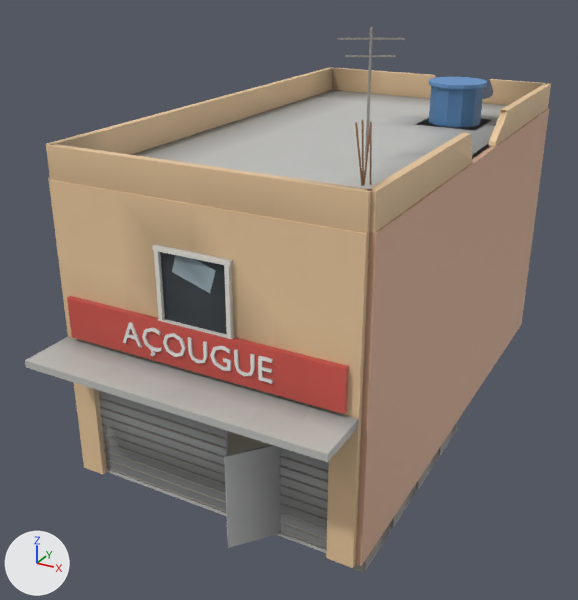
Renders of the glTF model jogo/assets/ruinas/sobrado_3.glb from each side of a commit.
Camera for both pictures: a 50 mm lens placed at (7.21, -15.51, 9.68), pointed at (-0.56, -1.38, 2.61). Lighting does not change. The marker at lower left points along +X, +Y and +Z. The first picture is the older version. Objects named as collision shapes, trigger or cutter boxes, shadow casters or lower levels of detail are left out. Where no turn or scale is listed for an object, it has been applied to the vertices. Vertices at exactly the same position are counted once.

The older version as bpy lines, for what is in view:
```python
ob_dentro = bpy.data.objects.new('dentro', me_bag_loja_caixa0_col)
ob_dentro.location = (0.53, 0.22, 0.3)
ob_detalhe = bpy.data.objects.new('detalhe', me_icosphere)
ob_detalhe.location = (-0.04, 0.71, 0.06)
ob_ext = bpy.data.objects.new('ext', me_p_003)
ob_ext.location = (3.0, 0.0, 3.0)
ob_longe = bpy.data.objects.new('longe', me_marquise)
ob_longe.location = (0.0, -6.1, 2.9)
```
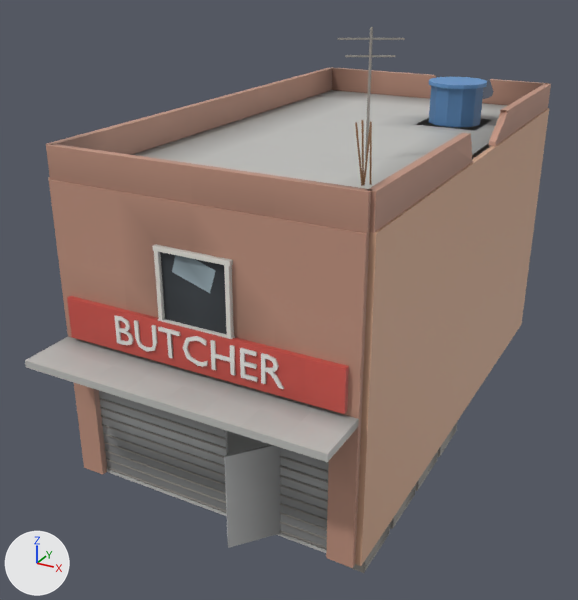
What differs and where, as boxes (x1, y1, x2, y2) in the pictures (578 x 600 px; the box of a moved part takes in the faces that stretch with it):
'detalhe', reshaped
    before: (123, 27, 491, 384)
    after: (114, 27, 491, 389)
part 1 of me_icosphere, added
    after: (261, 353, 284, 389)
part 2 of me_icosphere, moved or reshaped
    before: (258, 355, 273, 384)
    after: (240, 348, 258, 382)
part 3 of me_icosphere, added
    after: (183, 336, 208, 367)
part 4 of me_icosphere, added
    after: (114, 315, 134, 345)
part 5 of me_icosphere, rebuilt (17% wider, 42% taller)
    before: (210, 346, 232, 371)
    after: (210, 340, 236, 376)
part 6 of me_icosphere, rebuilt (32% taller)
    before: (163, 333, 186, 357)
    after: (158, 326, 181, 358)
part 7 of me_icosphere, deleted
    before: (234, 349, 255, 376)
part 8 of me_icosphere, deleted
    before: (188, 337, 208, 363)
part 9 of me_icosphere, reshaped
    before: (123, 322, 162, 356)
    after: (134, 320, 158, 352)
part 10 of me_p_003, recoloured (darker)
    both: (49, 90, 508, 568)
part 11 of me_marquise, recoloured
    both: (46, 67, 551, 233)

The change, as a diff of the scene's bpy script:
```diff
--- a/jogo/assets/ruinas/sobrado_3.glb.py
+++ b/jogo/assets/ruinas/sobrado_3.glb.py
@@ mat_tijolo @@
+mat_tijolo = bpy.data.materials.new('tijolo')
+# nodes: BsdfPrincipled, Mix, OutputMaterial, VertexColor
+# colours: beige #c49581, mixed with the vertex colours
@@ me_icosphere @@
 # used by ob_detalhe; location = (-0.04, 0.71, 0.06)
-me_icosphere.from_pydata(...)  # 1110 vertices, 2048 faces; spans x -2.06..2.97, y -6.45..4.99, z -0.2..8.34
+me_icosphere.from_pydata(...)  # 1094 vertices, 2020 faces; spans x -2.06..2.97, y -6.45..4.99, z -0.2..8.34
+# me_icosphere part 1: the loose piece of 48 vertices spanning x 0.95..1.12, y 4.91..4.92, z 1.44..1.66 is copied, and the copy is scaled about its middle by (-2.43, -12.5, 2.43), then moved by (0.53, -11.34, 1.87), in mat_letra_branca; it spans x 1.36..1.77, y -6.45..-6.4, z 3.15..3.69
+# me_icosphere part 2: the loose piece of 24 vertices spanning x 1.31..1.56, y -6.45..-6.4, z 3.2..3.63 is scaled about its middle by (1.24, 1, 1.24), then moved by (-0.32, 0.0, 0.01)
+# me_icosphere part 3: the loose piece of 36 vertices spanning x -0.81..-0.61, y 4.91..4.92, z 1.44..1.67 is copied, and the copy is scaled about its middle by (-2.43, -12.5, 2.43), then moved by (0.77, -11.34, 1.87), in mat_letra_branca; it spans x -0.19..0.3, y -6.45..-6.4, z 3.15..3.7
+# me_icosphere part 4: the loose piece of 52 vertices spanning x 1.15..1.3, y 4.91..4.92, z 1.44..1.66 is copied, and the copy is scaled about its middle by (-2.43, -12.5, 2.43), then moved by (-2.68, -11.34, 1.87), in mat_letra_branca; it spans x -1.64..-1.27, y -6.45..-6.4, z 3.15..3.69
+# me_icosphere part 5: the loose piece of 44 vertices spanning x 0.37..0.77, y -6.45..-6.4, z 3.19..3.64 is rebuilt with 24 vertices and now spans x 0.39..0.85, y -6.45..-6.4, z 3.15..3.69
+# me_icosphere part 6: the loose piece of 32 vertices spanning x -0.6..-0.14, y -6.45..-6.4, z 3.19..3.64 is rebuilt with 16 vertices and now spans x -0.68..-0.24, y -6.45..-6.4, z 3.15..3.69
+# me_icosphere part 7: the loose piece of 36 vertices spanning x 0.85..1.22, y -6.45..-6.4, z 3.19..3.63 is deleted
+# me_icosphere part 8: the loose piece of 36 vertices spanning x -0.07..0.3, y -6.45..-6.4, z 3.19..3.63 is deleted
+# me_icosphere part 9: 78 vertices removed from x -1.5..-0.66, y -6.45..-6.4, z 3.09..3.64; 34 vertices added at x -1.21..-0.75, y -6.45..-6.4, z 3.15..3.69
 me_icosphere.materials.append(mat_metal)
@@ me_p_003 @@
 me_p_003.from_pydata(...)  # 332 vertices, 636 faces; spans x -6.11..0.11, y -5.61..5.61, z -3.0..3.0
 # used by ob_ext; location = (3.0, 0.0, 3.0)
+# me_p_003 part 10: all 284 faces that had it switch from mat_reboco_laranja to mat_tijolo
 me_p_003.materials.append(mat_tijolo_cru)
@@ me_marquise @@
 me_marquise.from_pydata(...)  # 847 vertices, 1526 faces; spans x -3.08..3.08, y -0.6..11.68, z -2.9..3.7
 # used by ob_longe; location = (0.0, -6.1, 2.9)
+# me_marquise part 11: all 274 faces that had it switch from mat_reboco_laranja to mat_tijolo
 me_marquise.materials.append(mat_concreto)
```
